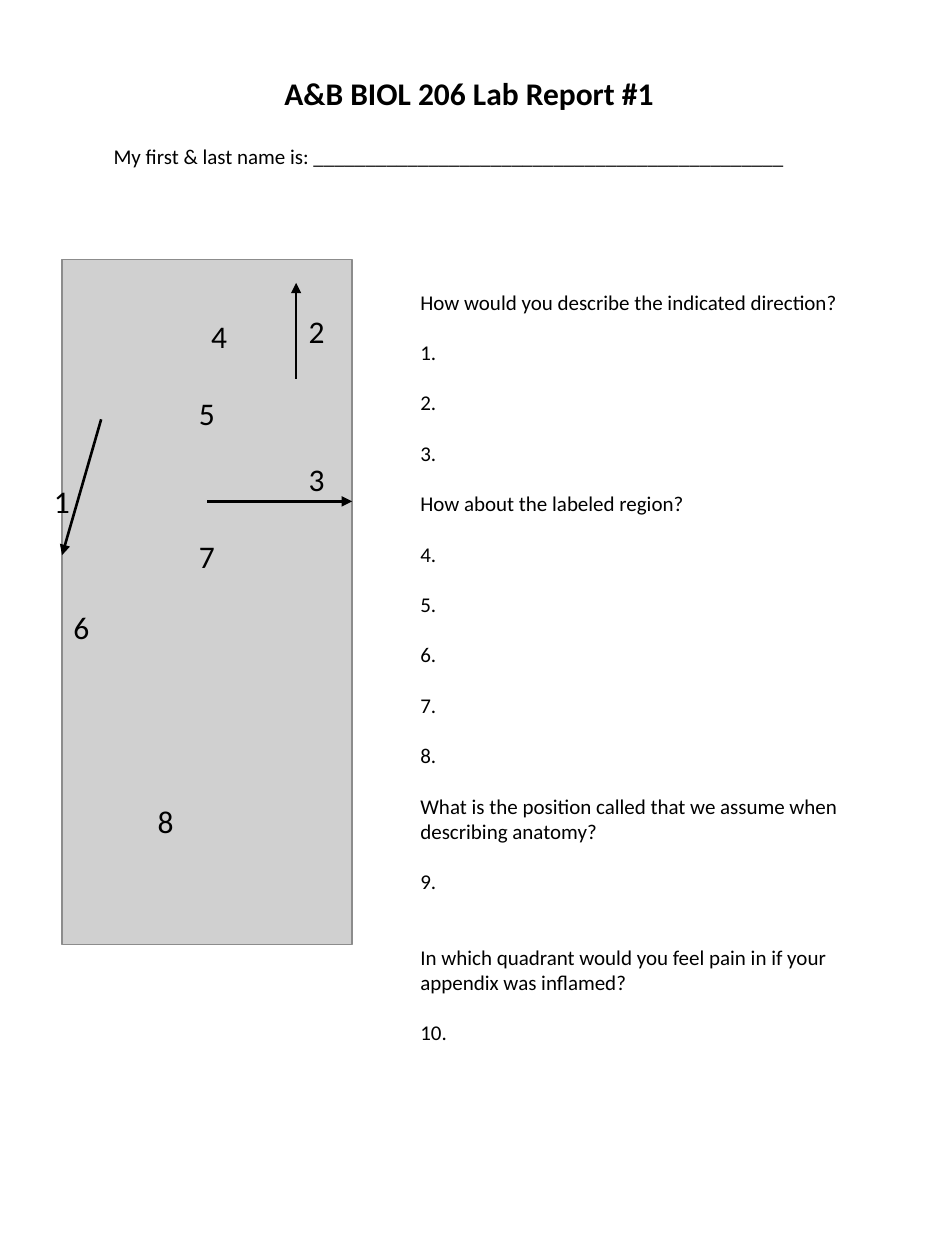
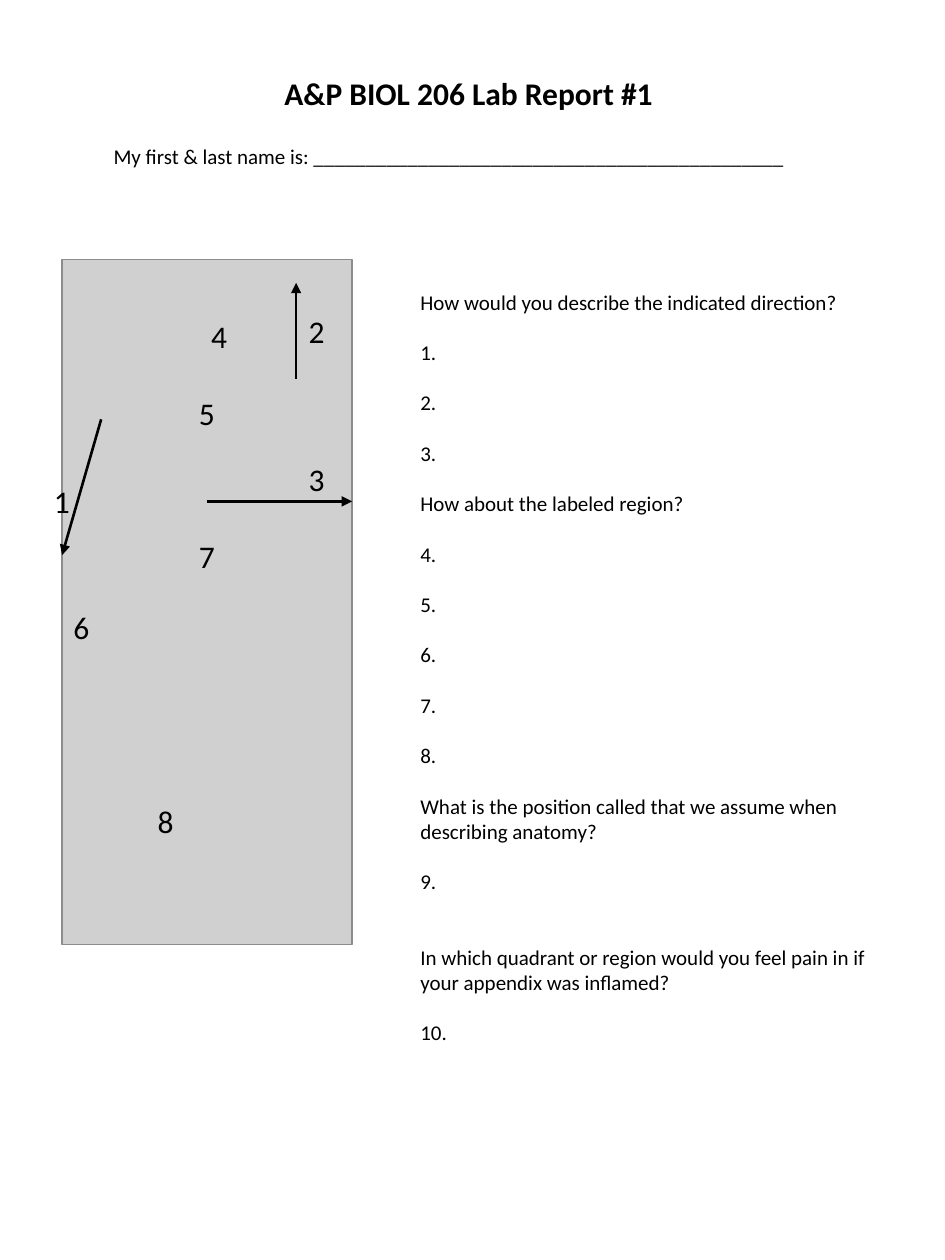
Before and after one commit to backyardbiomech/APlabs, a slide deck: slide 1 of docs/206/lab_reports/Lab_Reports_206.pptx. Drawn at 945x1260 pixels with LibreOffice and Linux fonts; fonts in the diff are those of the drawing; grey boxes stand for pictures. Boxes give left, top, right and bottom in pixels: in the first picture for what was removed or moved away, otherwise in the second. Text is boxed around its words. In the diff, an @@ line names an element or a change of style, - is before the commit and + after.

```diff
--- a/docs/206/lab_reports/Lab_Reports_206.pptx
+++ b/docs/206/lab_reports/Lab_Reports_206.pptx
@@ text at (x1=284, y1=83, x2=653, y2=110): text changed @@
-A&B BIOL 206 Lab Report #1
+A&P BIOL 206 Lab Report #1
@@ text at (x1=420, y1=950, x2=864, y2=994): text changed @@
-In which quadrant would you feel pain in if your appendix was inflamed?
+In which quadrant or region would you feel pain in if your appendix was inflamed?
```
Also in this commit, not shown: 3 slides added, 1 other file.
